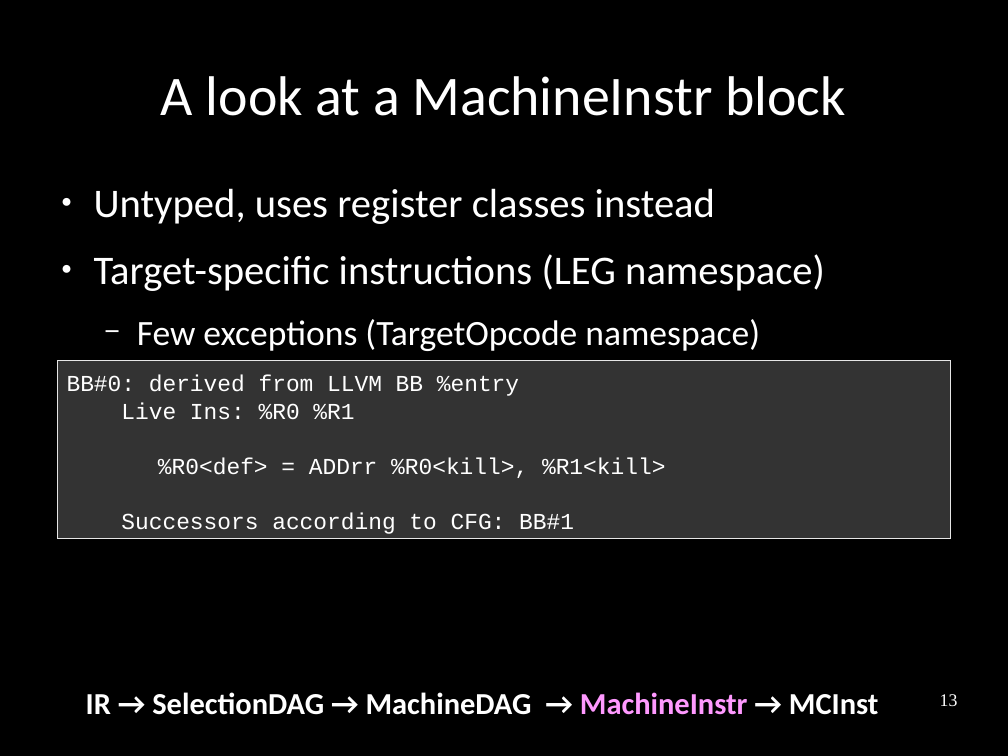
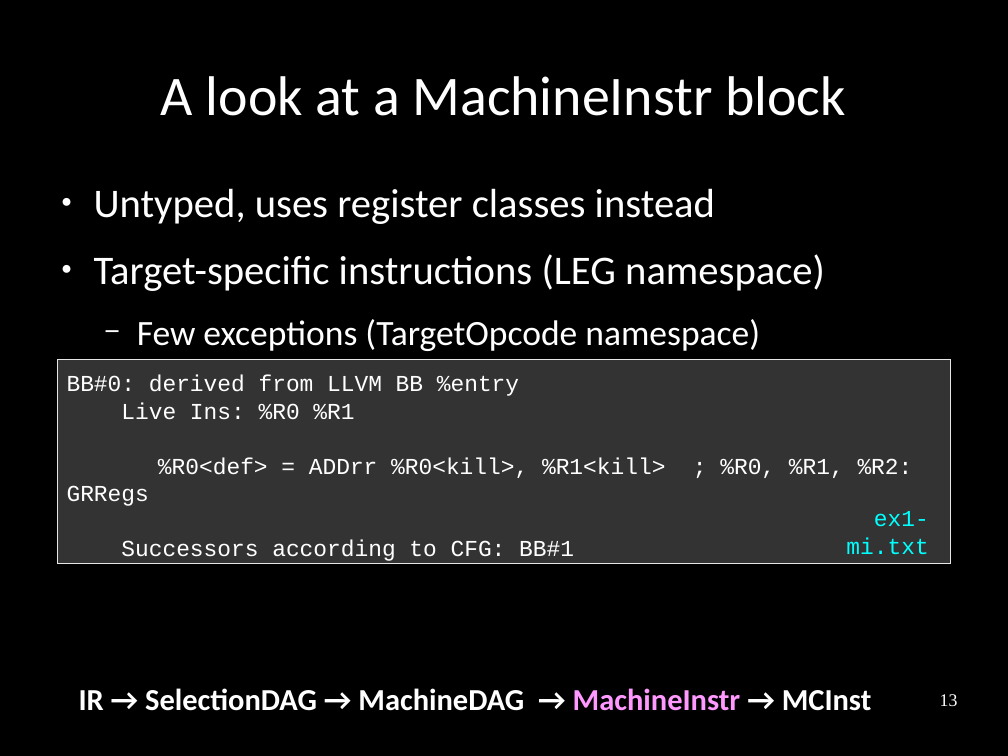
Before and after one commit to frasercrmck/llvm-leg, a slide deck: slide 13 of docs/Codeplay/Slides.odp. Drawn at 1008x756 pixels with LibreOffice and Linux fonts; fonts in the diff are those of the drawing. Boxes give left, top, right and bottom in pixels: in the first picture for what was removed or moved away, otherwise in the second. Text is boxed around its words. In the diff, an @@ line names an element or a change of style, - is before the commit and + after.

```diff
--- a/docs/Codeplay/Slides.odp
+++ b/docs/Codeplay/Slides.odp
@@ rectangle "BB#0: derived from LLVM BB ...": place and size @@
-rectangle "BB#0: derived from LLVM BB ..." at bbox=[58, 360, 950, 540]
+rectangle "BB#0: derived from LLVM BB ..." at bbox=[58, 360, 950, 564]
@@ text in rectangle at bbox=[67, 457, 665, 506]: text changed @@
-%R0<def> = ADDrr %R0<kill>, %R1<kill>
+%R0<def> = ADDrr %R0<kill>, %R1<kill> ; %R0, %R1, %R2: GRRegs
@@ text added at bbox=[846, 511, 929, 554], 18 pt, text #00FFFF @@
+ex1-mi.txt
@@ text "IR → SelectionDAG → MachineDAG ...": place and size @@
-text "IR → SelectionDAG → MachineDAG ..." at bbox=[86, 692, 879, 715]
+text "IR → SelectionDAG → MachineDAG ..." at bbox=[79, 688, 872, 711]
```
Also in this commit, not shown: 6 other slides changed, 2 other files.
